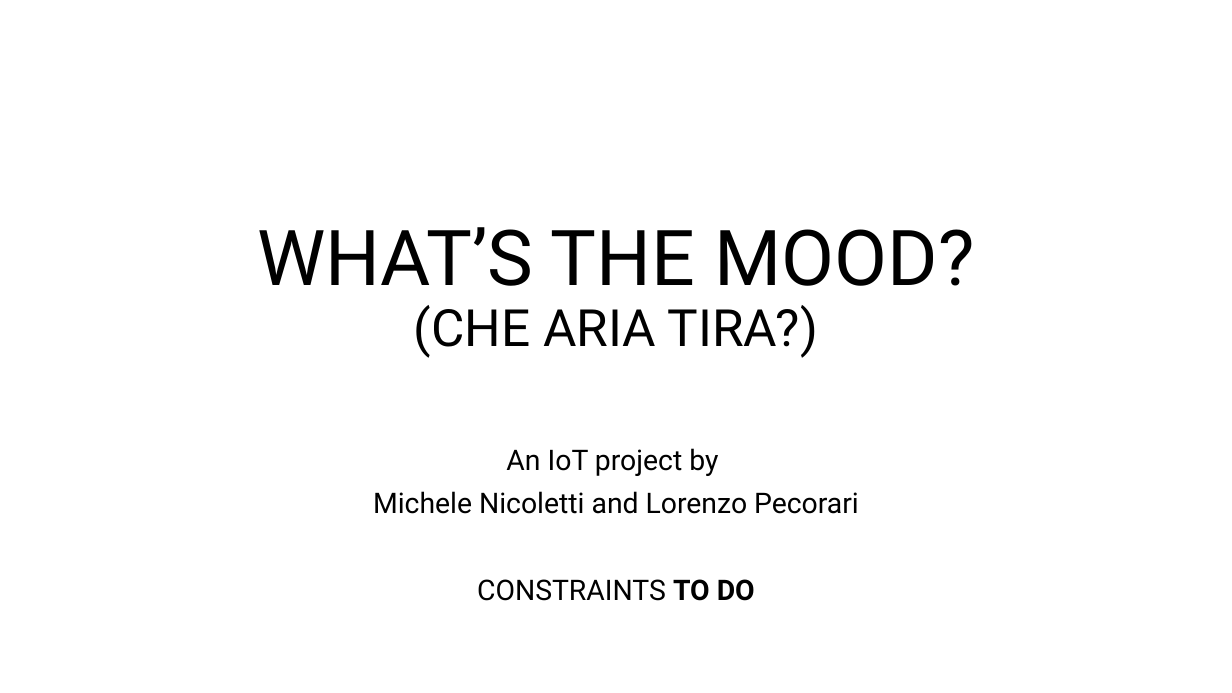
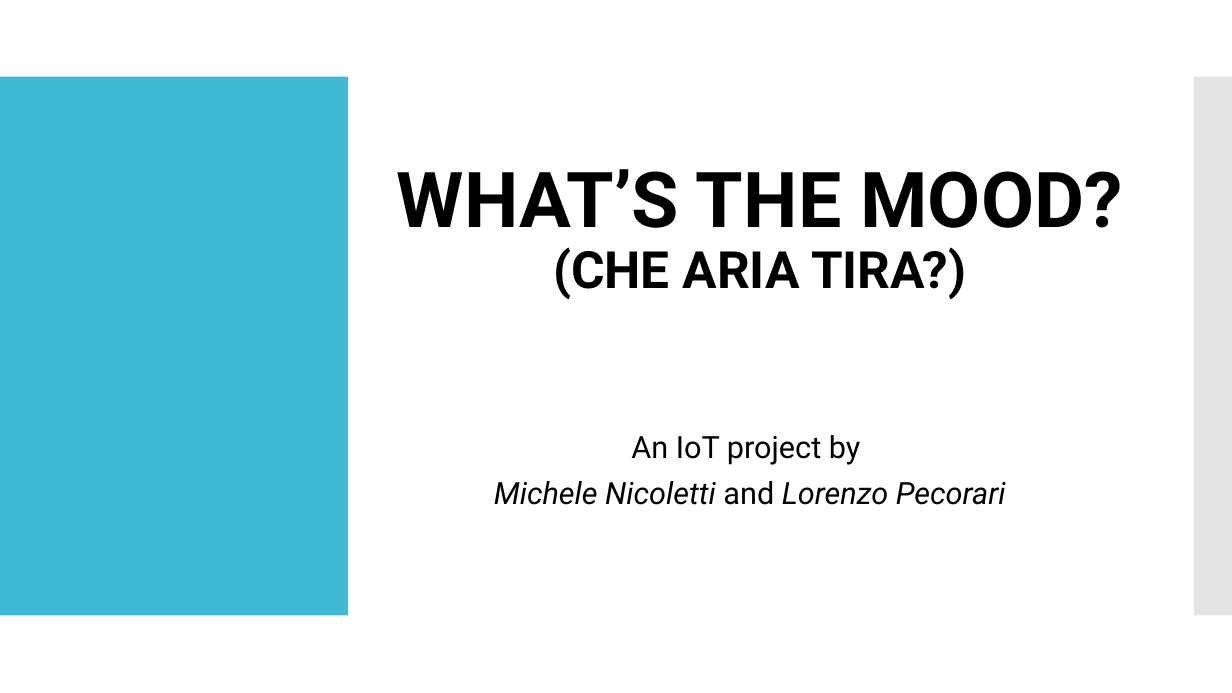
Before and after one commit to LorenzoPecorari/iot_project, a slide deck: slide 1 of iot_pres.pptx. Drawn at 1232x693 pixels with LibreOffice and Linux fonts; fonts in the diff are those of the drawing; background and template pictures are left out. Boxes give left, top, right and bottom in pixels: in the first picture for what was removed or moved away, otherwise in the second. Text is boxed around its words. In the diff, an @@ line names an element or a change of style, - is before the commit and + after.

Commit message:
major updates on pptx for proposal of project

```diff
--- a/iot_pres.pptx
+++ b/iot_pres.pptx
@@ rectangle added at [0, 77, 348, 616], fill #40BAD2 @@
@@ title "WHAT’S THE MOOD? (CHE ARIA ...": place and size @@
-title "WHAT’S THE MOOD? (CHE ARIA ..." at [257, 227, 974, 358]
+title "WHAT’S THE MOOD? (CHE ARIA ..." at [397, 169, 1122, 300]
@@ title "WHAT’S THE MOOD? (CHE ARIA ..." at [397, 169, 1122, 300]: bold on @@
@@ rectangle added at [1194, 77, 1232, 616], fill #C8C8C8 at 50% opacity @@
@@ subtitle "An IoT project by": place and size @@
-subtitle "An IoT project by" at [373, 448, 859, 601]
+subtitle "An IoT project by" at [494, 435, 1006, 505]
@@ subtitle "An IoT project by" at [494, 435, 1006, 505]: size 22.1 to 23.9 pt; italic on in "Michele Nicoletti Lorenzo Pecorari"; indent changed @@
@@ subtitle at [477, 579, 755, 601]: paragraph removed @@
-CONSTRAINTS TO DO
```
Also in this commit, not shown: 4 other slides changed, 1 slide added, 1 slide removed.
